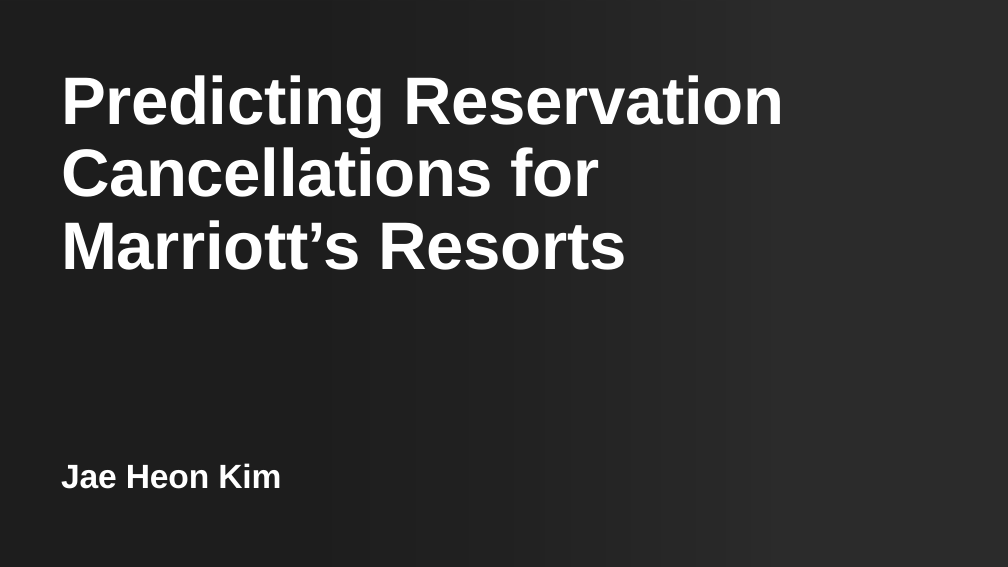
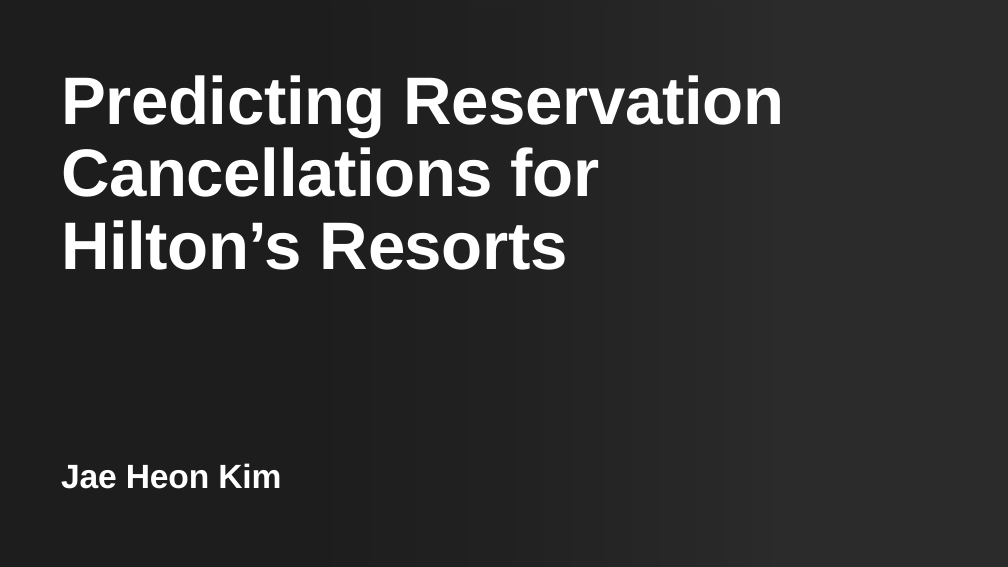
Before and after one commit to jaeheonk817/Project__Predicting-Hotel-Reservation-Cancellations, a slide deck: slide 1 of powerpoint.pptx. Drawn at 1008x567 pixels with LibreOffice and Linux fonts; fonts in the diff are those of the drawing; background and template pictures are left out; a plain dark background stands for a picture behind light text. Boxes give left, top, right and bottom in pixels: in the first picture for what was removed or moved away, otherwise in the second. Text is boxed around its words. In the diff, an @@ line names an element or a change of style, - is before the commit and + after.

```diff
--- a/powerpoint.pptx
+++ b/powerpoint.pptx
@@ title at [61, 75, 784, 270]: text changed @@
-Predicting Reservation
-Cancellations for
-Marriott’s Resorts
+Predicting Reservation
+Cancellations for
+Hilton’s Resorts
```
Also in this commit, not shown: 13 other slides changed, 5 slides added, 22 other files.
